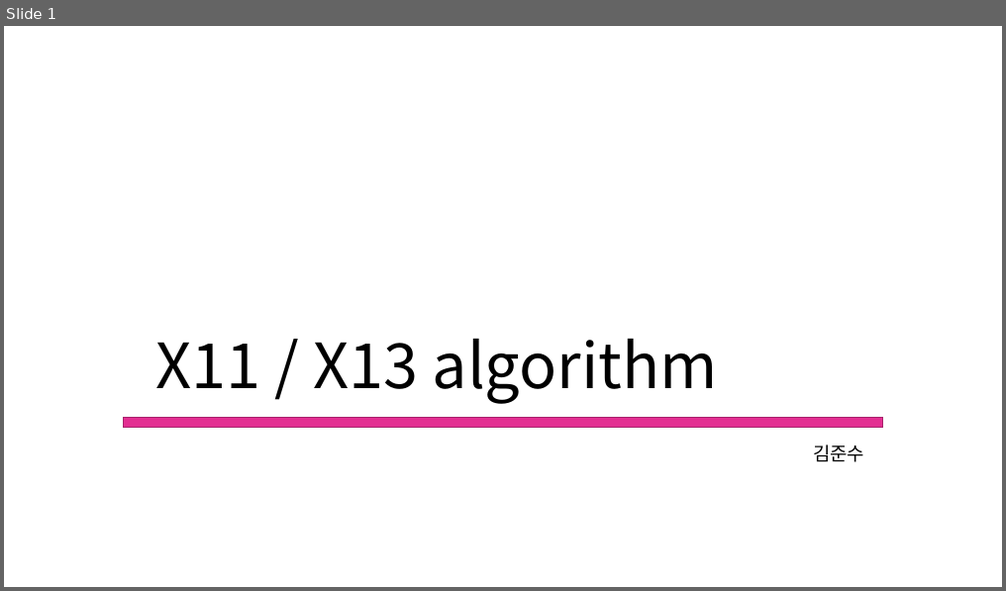
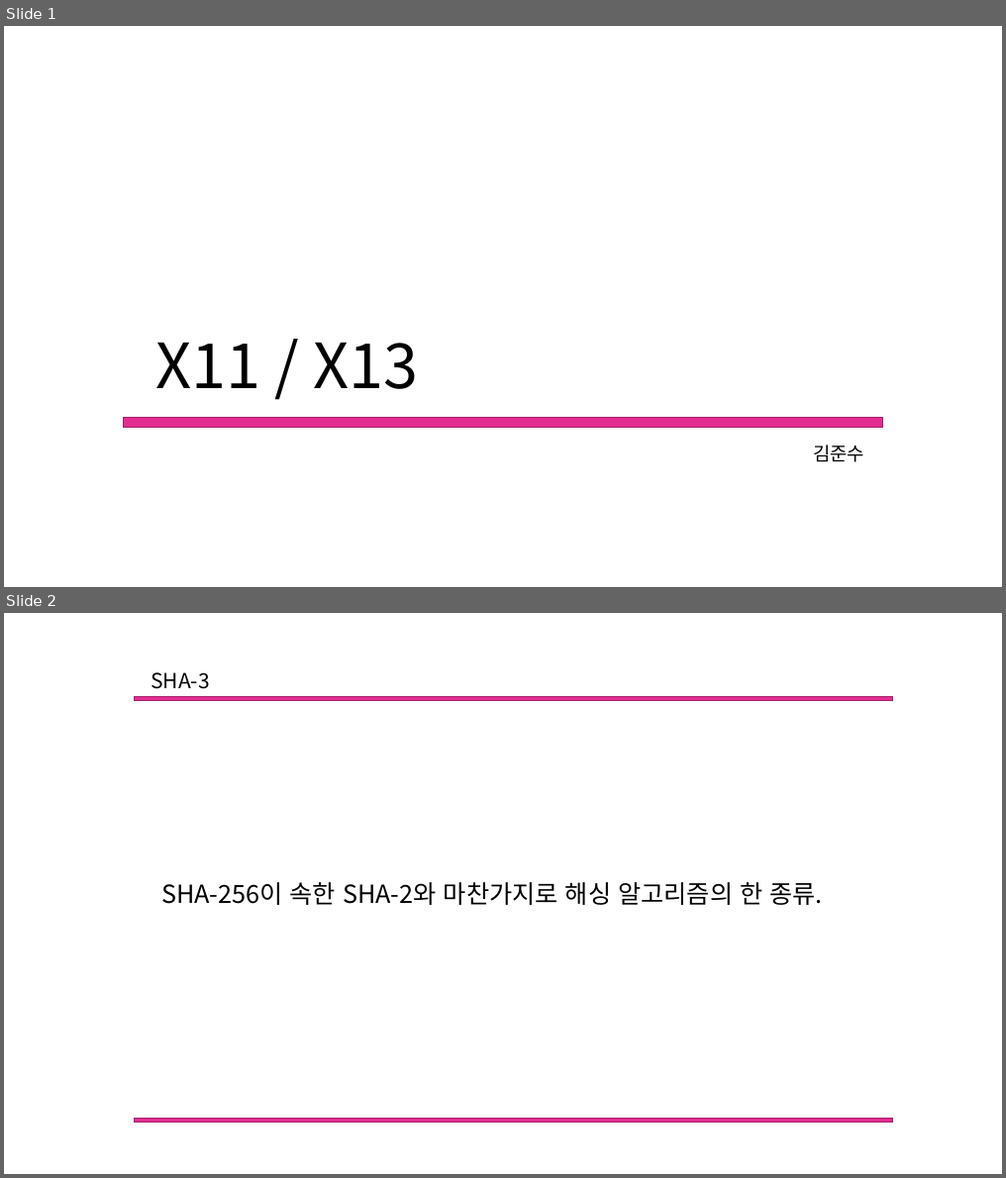
Before and after one commit to Mikusnuz/MyPractice, a slide deck: Study/14. X11, X13 Algorithm.pptx. Shown one above the other, each under a label of ours: slide 1 before the commit, slides 1 and 2 after it. The pictures are 1006x591 and 1006x1178 pixels, drawn with LibreOffice and Linux fonts; fonts in the diff are those of the drawing. Boxes give left, top, right and bottom in pixels: in the first picture for what was removed or moved away, otherwise in the second. Text is boxed around its words. In the diff, an @@ line names an element or a change of style, - is before the commit and + after.

```diff
--- a/Study/14. X11, X13 Algorithm.pptx
+++ b/Study/14. X11, X13 Algorithm.pptx
@@ slide 2 added at (4,613,1002,1174), background #FFFFFF @@
@@ rectangle added at (134,697,893,700), fill #E32D91, outline #A8216B 1 pt @@
@@ text added at (151,672,210,689), 20 pt, text #000000 @@
+SHA-3
@@ text added at (161,882,823,905), 24 pt, text #000000 @@
+SHA-256이 속한 SHA-2와 마찬가지로 해싱 알고리즘의 한 종류.
@@ rectangle added at (134,1118,893,1122), fill #E32D91, outline #A8216B 1 pt @@
@@ slide 1 changed as well @@
@@ text at (155,342,418,389): text changed @@
-X11 / X13 algorithm
+X11 / X13
```
Also in this commit, not shown: 2 other slides changed, 4 other slides added, 4 other files.
